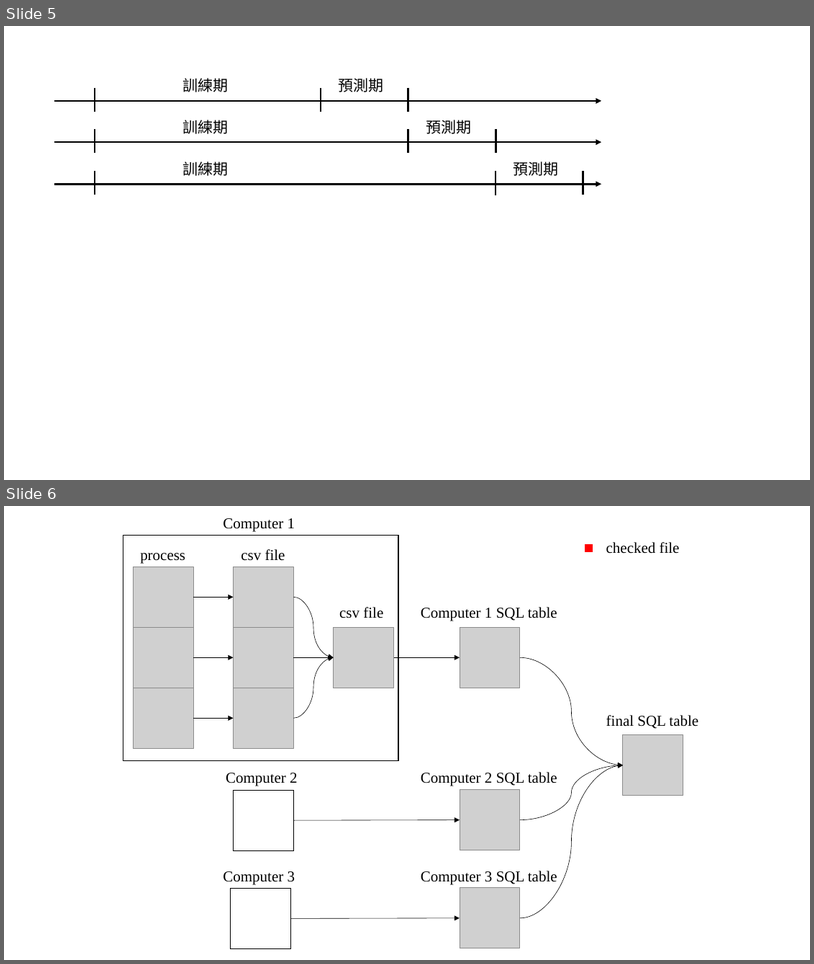
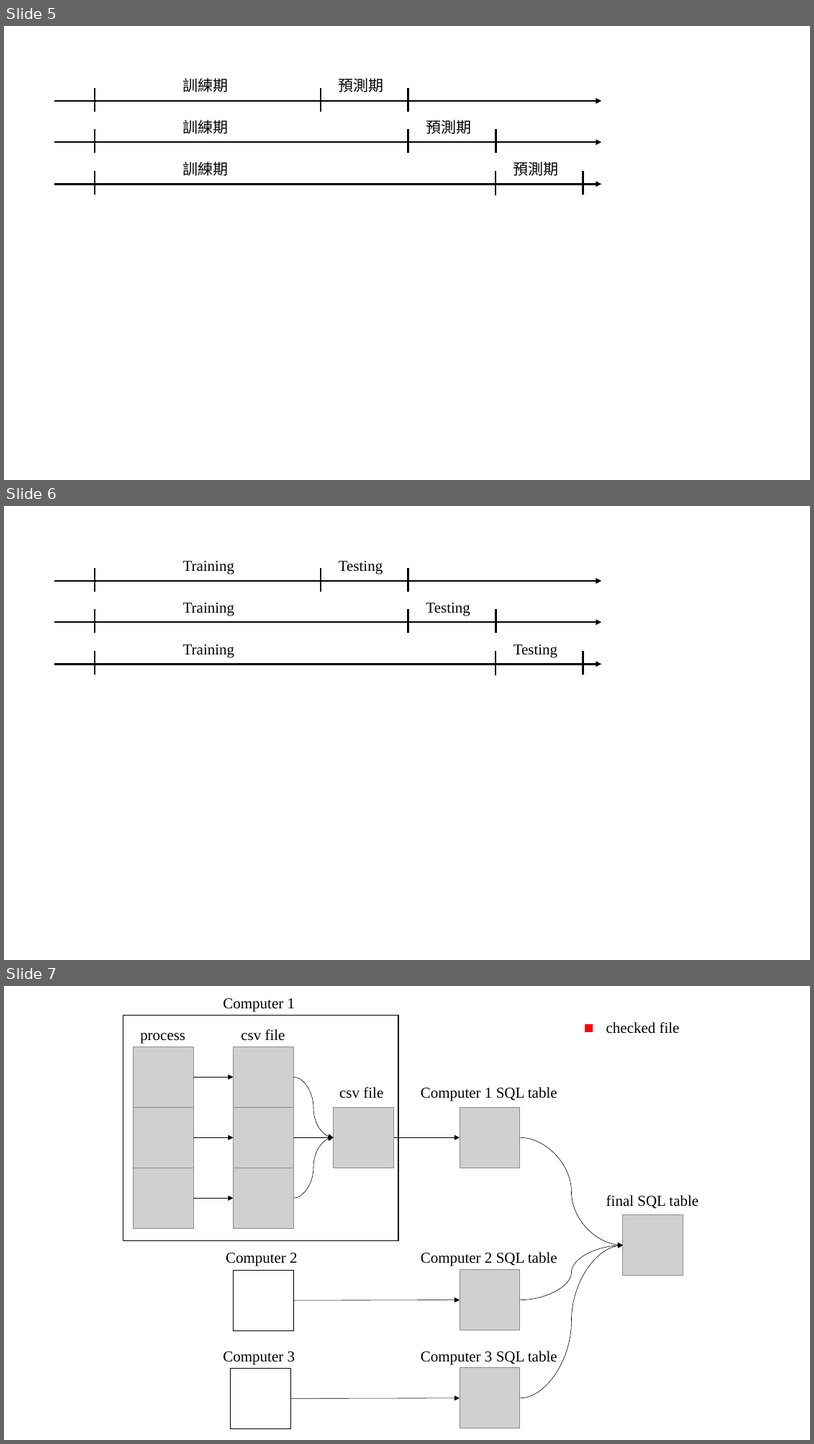
Before and after one commit to Skya-neko/StockPrediction, a slide deck: document/document_plot.pptx. Shown one above the other, each under a label of ours: slides 5 and 6 before the commit, slides 5, 6 and 7 after it. The pictures are 814x964 and 814x1444 pixels, drawn with LibreOffice and Linux fonts; fonts in the diff are those of the drawing; grey boxes stand for pictures. Boxes give left, top, right and bottom in pixels: in the first picture for what was removed or moved away, otherwise in the second. Text is boxed around its words. In the diff, an @@ line names an element or a change of style, - is before the commit and + after.

```diff
--- a/document/document_plot.pptx
+++ b/document/document_plot.pptx
@@ slide 6 added at box(4, 506, 810, 960), background #FFFFFF @@
@@ group added at box(54, 561, 602, 674): 9 lines, 6 texts, 3 arrows @@
+Testing
+Training
+Testing
+Training
+Testing
+Training
@@ what was slide 6 is now slide 7 @@
```
Also in this commit, not shown: 8 other files.
